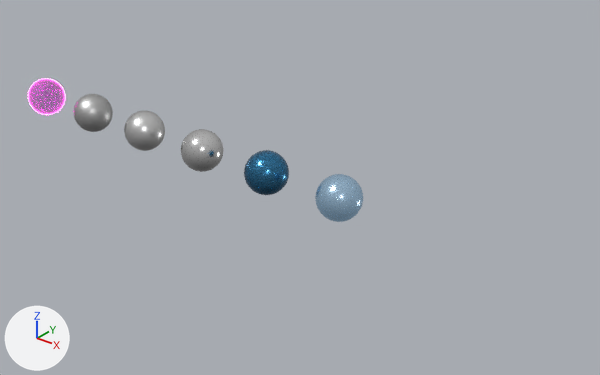
Renders of the Blender file fusrr/data_libs/materials_lib.blend from each side of a commit.
The view is the same before and after, from a 50 mm lens placed at (38.1, -25.3, 15.5), pointed at (16.9, 1.3, -0.9). Every picture has the same lights, and +X, +Y and +Z are marked at lower left. The older version comes first.
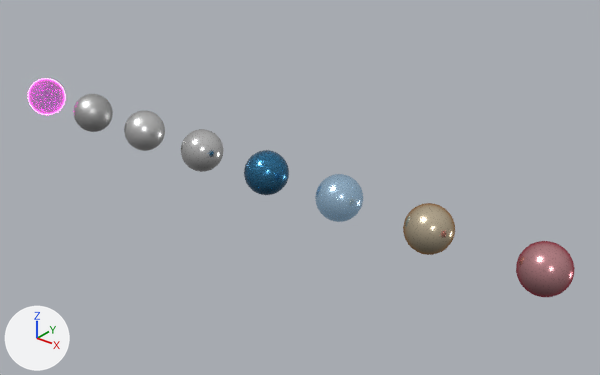
Location of each change, (x1, y1, x2, y2) in pixels of the pictures (600 x 375 px):
'Sphere.007', added: after (516, 241, 575, 297)
'Sphere.005', added (beige): after (403, 203, 455, 255)

The change, as a list of edits to the scene's bpy script:
```text
Add mat_metallic_red_shiny:
    mat_metallic_red_shiny = principled_material('metallic_red_shiny')
    mat_metallic_red_shiny.base_color = (0.804, 0.391, 0.422)  # pink #e8a8ae
    mat_metallic_red_shiny.metallic = 1.0
    mat_metallic_red_shiny.roughness = 0.2
    mat_metallic_red_shiny.specular_tint = (1.0, 0.255, 0.34)  # pink #ff8a9e
Add mat_metallic_gold_shiny:
    mat_metallic_gold_shiny = principled_material('metallic_gold_shiny')
    mat_metallic_gold_shiny.base_color = (0.802, 0.685, 0.493)  # beige #e7d8ba
    mat_metallic_gold_shiny.metallic = 1.0
    mat_metallic_gold_shiny.roughness = 0.2
    mat_metallic_gold_shiny.specular_tint = (1.0, 0.577, 0.314)  # beige #ffc898
Add me_sphere_008:
    me_sphere_008.from_pydata(...)  # a UV sphere (32 segments, 16 rings, poles along z) spanning x -1.0..1.0, y -1.0..1.0, z -1.0..1.0
    me_sphere_008.polygons.foreach_set('use_smooth', [True] * 512)
    me_sphere_008.materials.append(mat_metallic_red_shiny)  # pink #e8a8ae
Add me_sphere_007:
    me_sphere_007.from_pydata(...)  # a UV sphere (32 segments, 16 rings, poles along z) spanning x -1.0..1.0, y -1.0..1.0, z -1.0..1.0
    me_sphere_007.polygons.foreach_set('use_smooth', [True] * 512)
    me_sphere_007.materials.append(mat_metallic_gold_shiny)  # beige #e7d8ba
Add ob_sphere_007:
    ob_sphere_007 = bpy.data.objects.new('Sphere.007', me_sphere_008)
    ob_sphere_007.location = (29.07, 0.0, 0.0)
Add ob_sphere_005:
    ob_sphere_005 = bpy.data.objects.new('Sphere.005', me_sphere_007)
    ob_sphere_005.location = (24.31, 0.0, 0.0)
```
